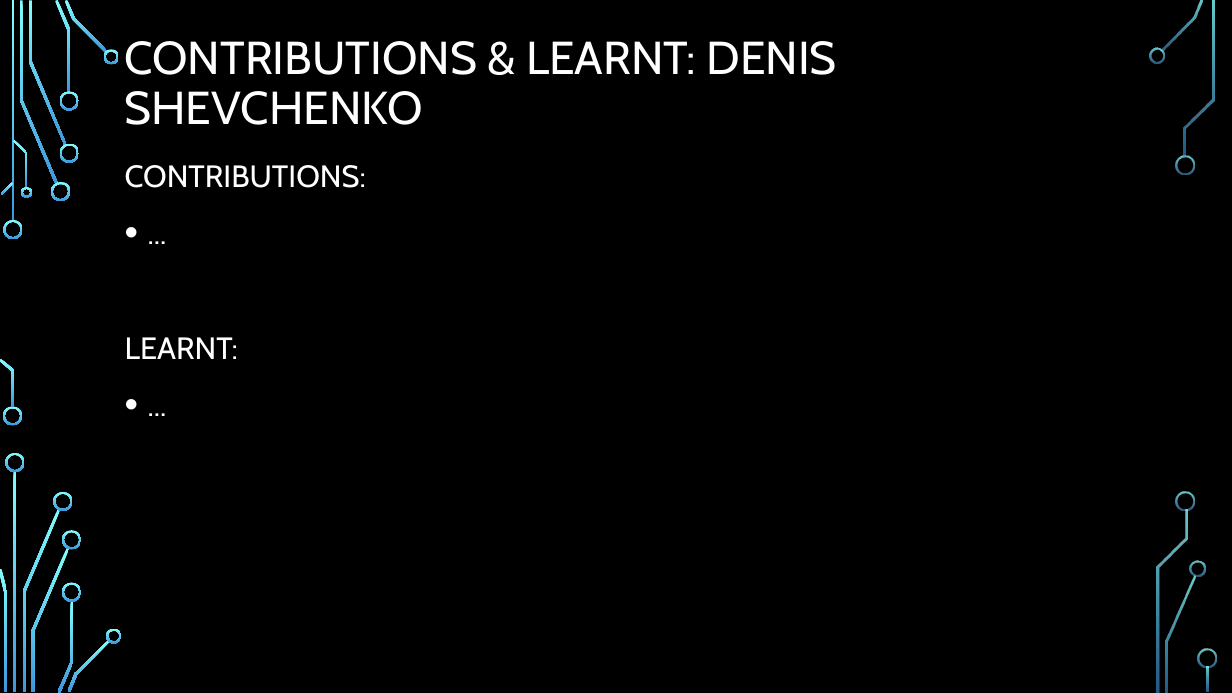
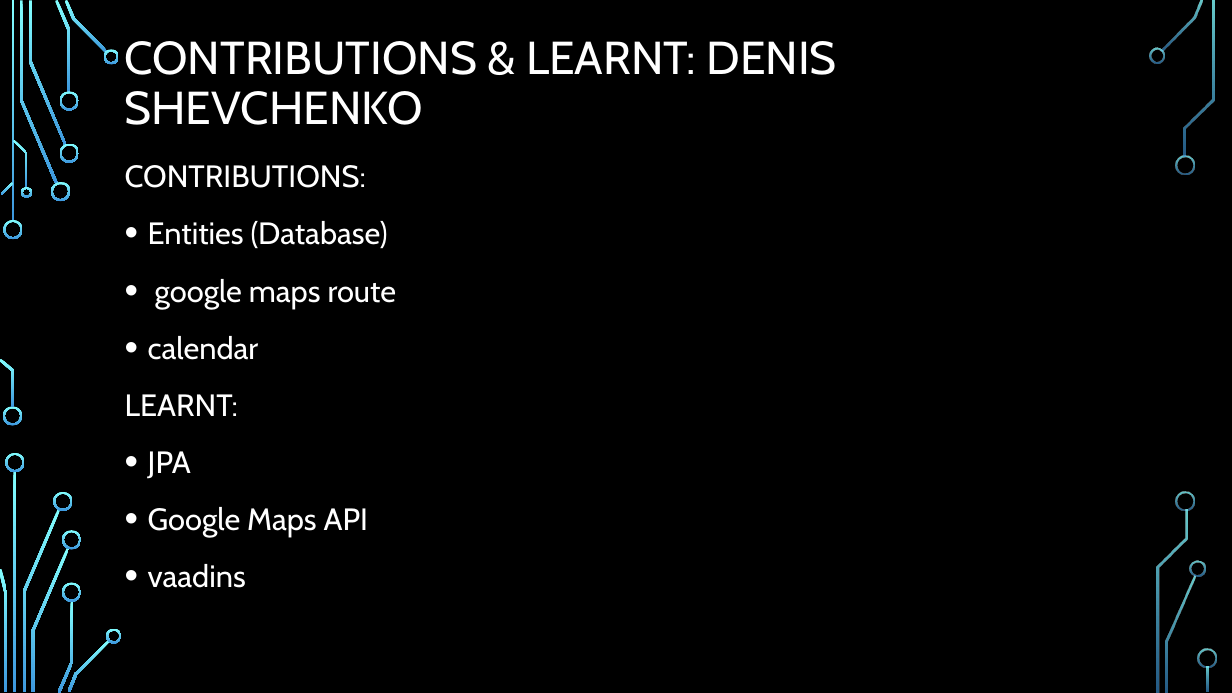
Before and after one commit to BurningBadger/ch.bfh.bti7081.s2016.blue, a slide deck: slide 4 of doc/task14/final_presentation.pptx. Drawn at 1232x693 pixels with LibreOffice and Linux fonts; fonts in the diff are those of the drawing; background and template pictures are left out. Boxes give left, top, right and bottom in pixels: in the first picture for what was removed or moved away, otherwise in the second. Text is boxed around its words. In the diff, an @@ line names an element or a change of style, - is before the commit and + after.

```diff
--- a/doc/task14/final_presentation.pptx
+++ b/doc/task14/final_presentation.pptx
@@ text at (148,221,397,360): text changed @@
-• ...
+• Entities (Database)
+• google maps route
+• calendar
@@ text at (148,451,368,588): text changed @@
-• ...
+• JPA
+• Google Maps API
+• vaadins
```
Also in this commit, not shown: 3 other slides changed, 1 slide removed.
